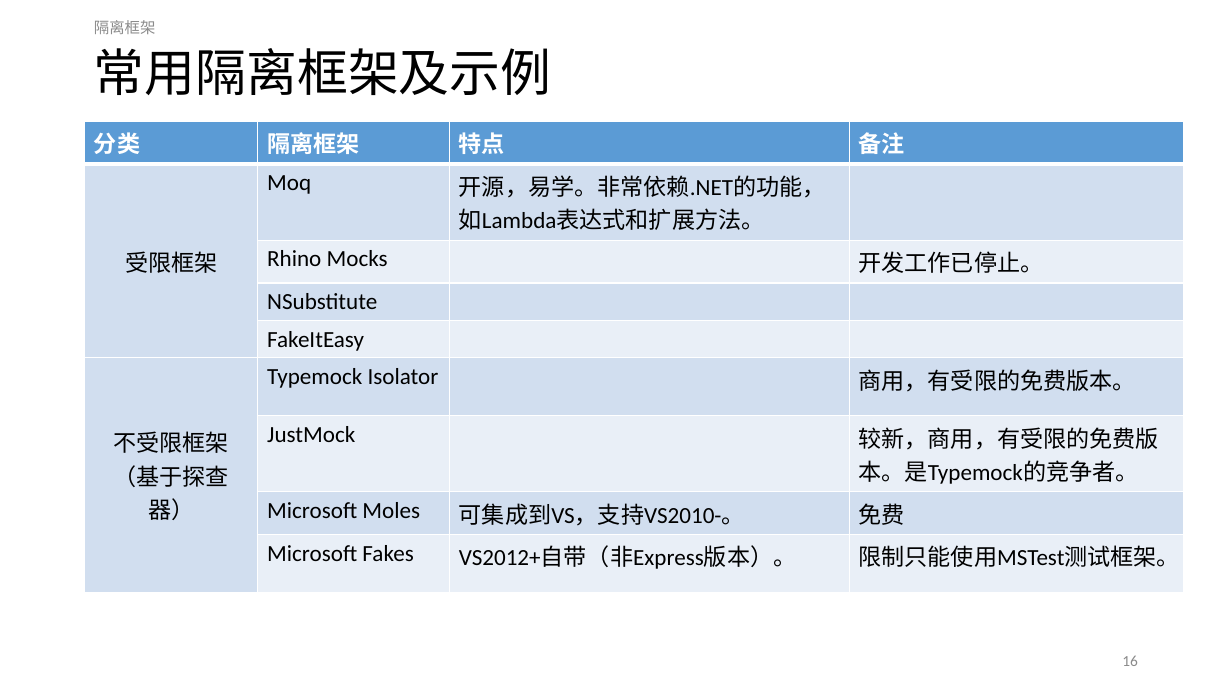
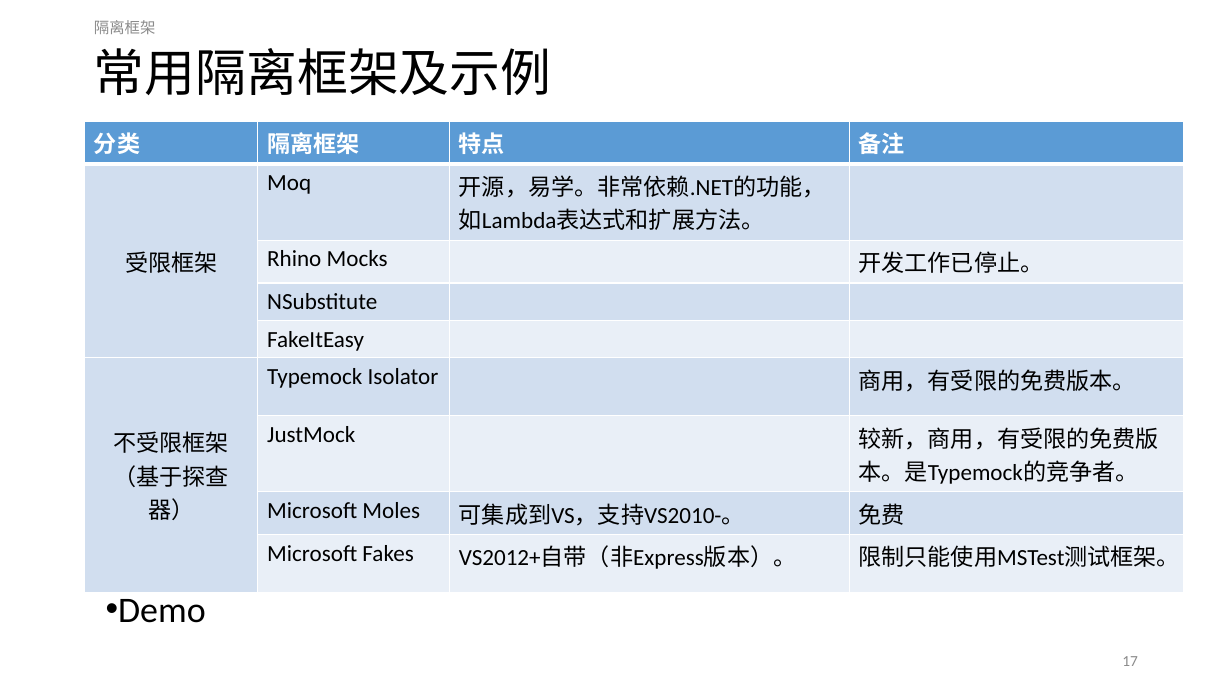
Before and after one commit to ReganHe/SharpUnitTest, a slide deck: slide 17 of MyUnitTest/Document/单元测试.pptx (slide 16 before the commit). Drawn at 1232x693 pixels with LibreOffice and Linux fonts; fonts in the diff are those of the drawing. Boxes give left, top, right and bottom in pixels: in the first picture for what was removed or moved away, otherwise in the second. Text is boxed around its words. In the diff, an @@ line names an element or a change of style, - is before the commit and + after.

```diff
--- a/MyUnitTest/Document/单元测试.pptx
+++ b/MyUnitTest/Document/单元测试.pptx
@@ text added at (x1=118, y1=599, x2=206, y2=623), 28 pt, text #000000 @@
+• Demo
@@ page number at (x1=1122, y1=656, x2=1138, y2=666): text changed @@
-16
+17
```
Also in this commit, not shown: 6 other slides changed, 1 slide added, 3 slides removed.
